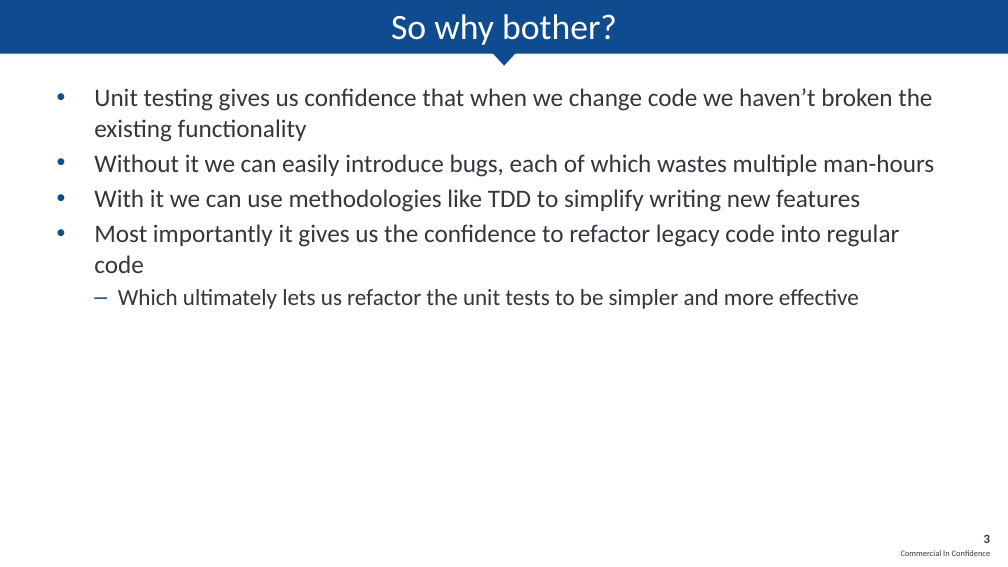
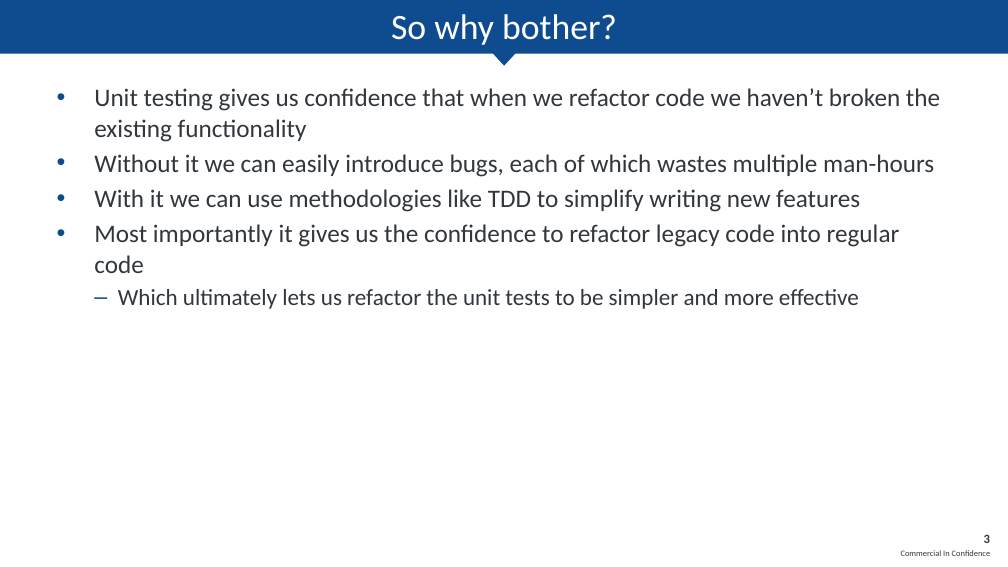
Before and after one commit to awsxdr/legacytestingexample, a slide deck: slide 3 of Presentation/Unit Testing in Legacy Code - DErrington.pptx. Drawn at 1008x567 pixels with LibreOffice and Linux fonts; fonts in the diff are those of the drawing; background and template pictures are left out. Boxes give left, top, right and bottom in pixels: in the first picture for what was removed or moved away, otherwise in the second. Text is boxed around its words. In the diff, an @@ line names an element or a change of style, - is before the commit and + after.

Commit message:
Update presentation based on feedback
- Change wording to make it clearer that unit testing improves
confidence when *refactoring* code
- Update image on p10 to show where _stuffProvider is initialised

```diff
--- a/Presentation/Unit Testing in Legacy Code - DErrington.pptx
+++ b/Presentation/Unit Testing in Legacy Code - DErrington.pptx
@@ text at [94, 88, 940, 142]: text changed @@
-• Unit testing gives us confidence that when we change code we haven’t broken the existing functionality
+• Unit testing gives us confidence that when we refactor code we haven’t broken the existing functionality
```
Also in this commit, not shown: 1 other slide changed.
